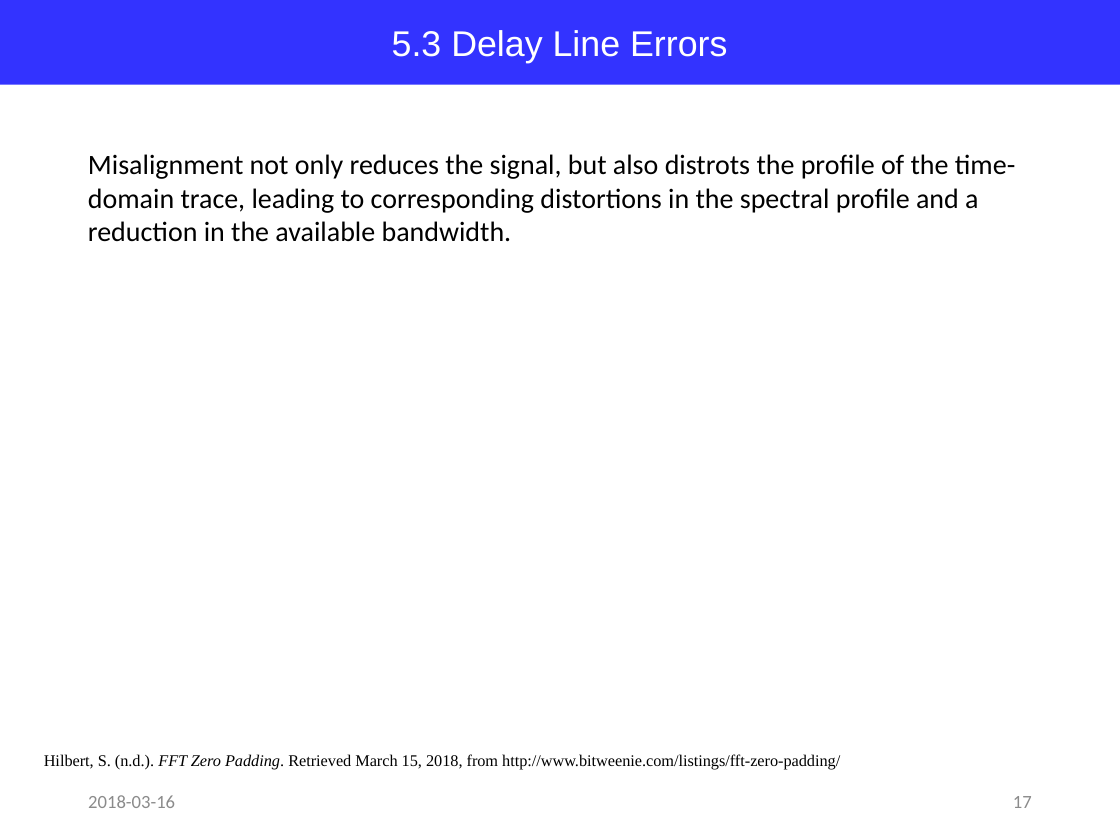
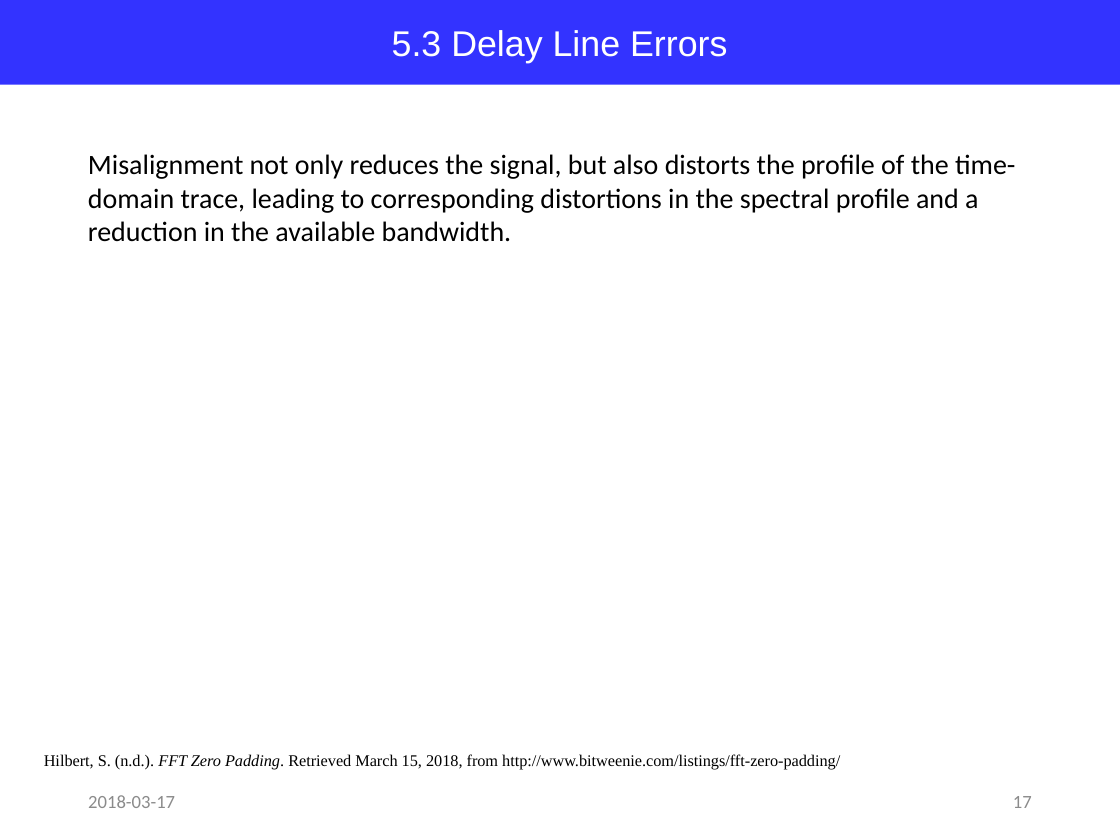
Before and after one commit to jglee96/NBTP_Lab, a slide deck: slide 17 of Terahertz Metrology/Ch3/Terahertz Metrology_Ch3.pptx. Drawn at 1120x840 pixels with LibreOffice and Linux fonts; fonts in the diff are those of the drawing. Boxes give left, top, right and bottom in pixels: in the first picture for what was removed or moved away, otherwise in the second. Text is boxed around its words. In the diff, an @@ line names an element or a change of style, - is before the commit and + after.

```diff
--- a/Terahertz Metrology/Ch3/Terahertz Metrology_Ch3.pptx
+++ b/Terahertz Metrology/Ch3/Terahertz Metrology_Ch3.pptx
@@ text at (x1=88, y1=154, x2=1015, y2=242): text changed @@
-Misalignment not only reduces the signal, but also distrots the profile of the time-domain trace, leading to corresponding distortions in the spectral profile and a reduction in the available bandwidth.
+Misalignment not only reduces the signal, but also distorts the profile of the time-domain trace, leading to corresponding distortions in the spectral profile and a reduction in the available bandwidth.
@@ text at (x1=88, y1=795, x2=175, y2=808): text changed @@
-2018-03-16
+2018-03-17
```
Also in this commit, not shown: 19 other slides changed.
